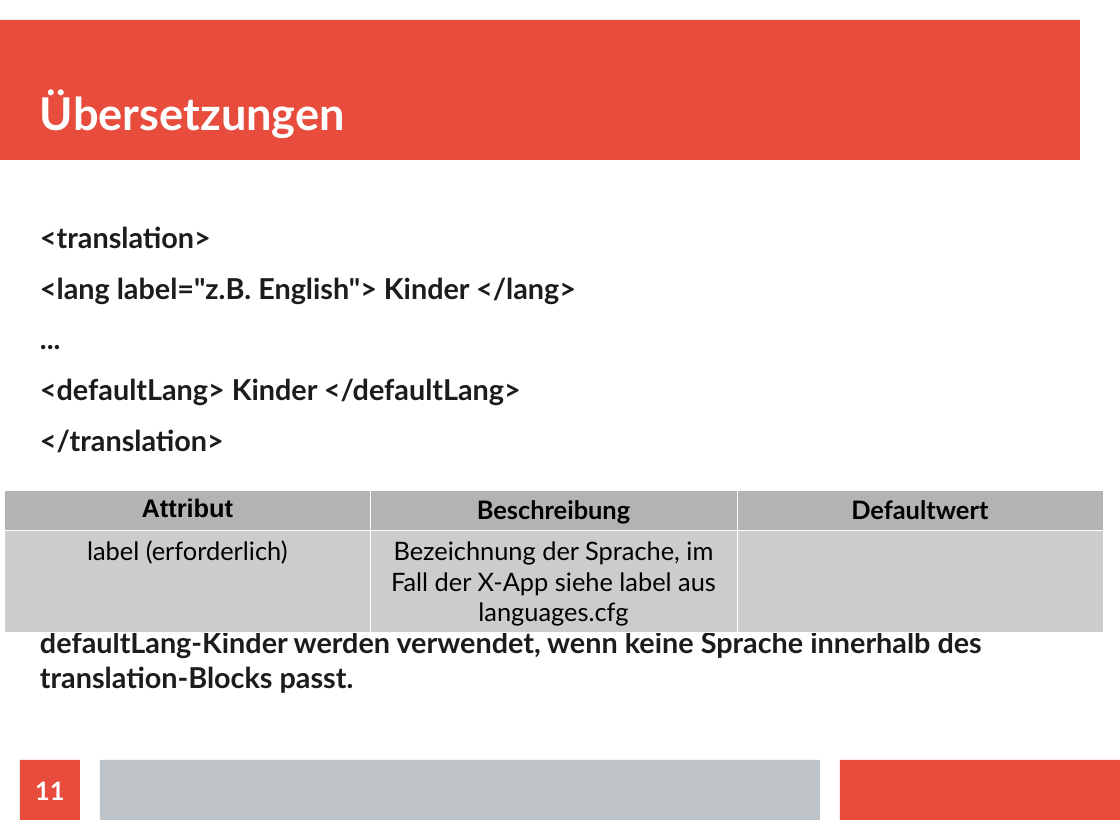
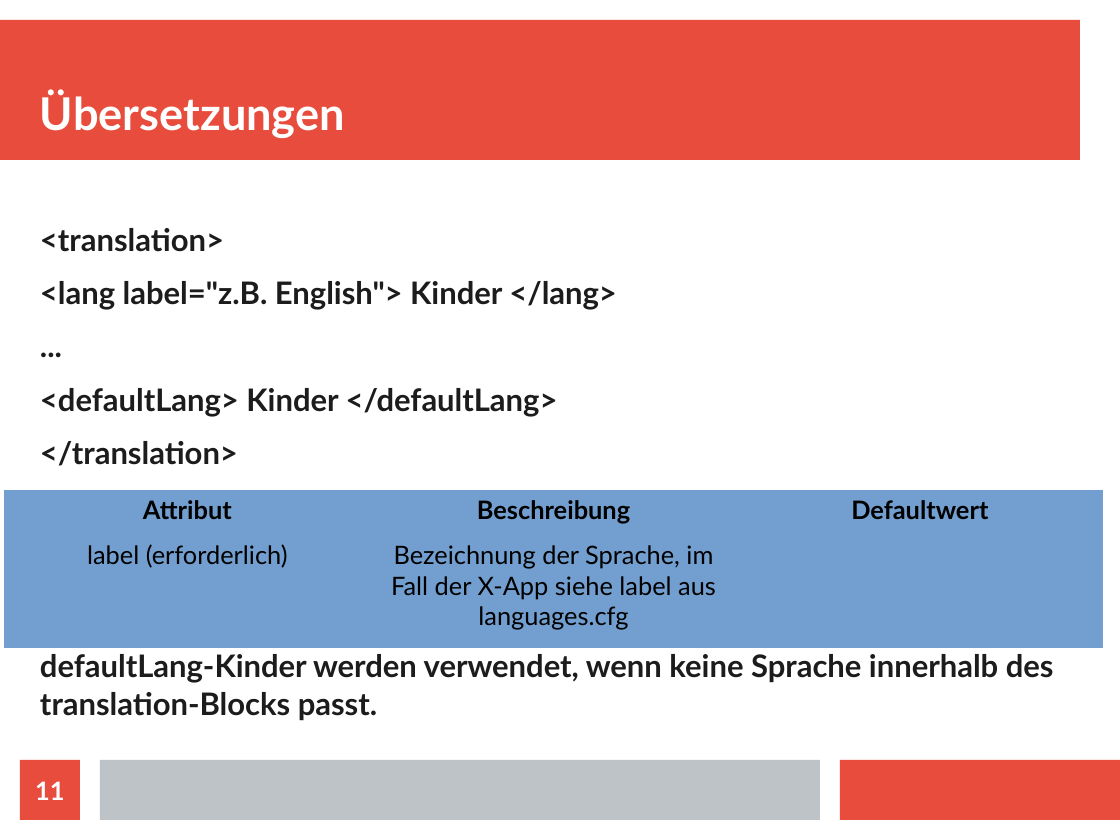
Before and after one commit to wolfgang1991/CommonLibraries, a slide deck: slide 11 of doc/App_Markup_Language_(AML).odp. Drawn at 1120x840 pixels with LibreOffice and Linux fonts; fonts in the diff are those of the drawing. Boxes give left, top, right and bottom in pixels: in the first picture for what was removed or moved away, otherwise in the second. Text is boxed around its words. In the diff, an @@ line names an element or a change of style, - is before the commit and + after.

```diff
--- a/doc/App_Markup_Language_(AML).odp
+++ b/doc/App_Markup_Language_(AML).odp
@@ text "<translation>" at [40,228,1054,721]: size 20.4 to 22 pt @@
@@ table at [4,490,1103,633] @@
@@ fill #B3B3B3 to #729FCF in row 1 @@
@@ fill #CCCCCC to #729FCF in row 2 @@
@@ font Arial to Lato in "Attribut" @@
@@ borders changed @@
```
Also in this commit, not shown: 6 other slides changed, 4 slides added, 2 other files.
